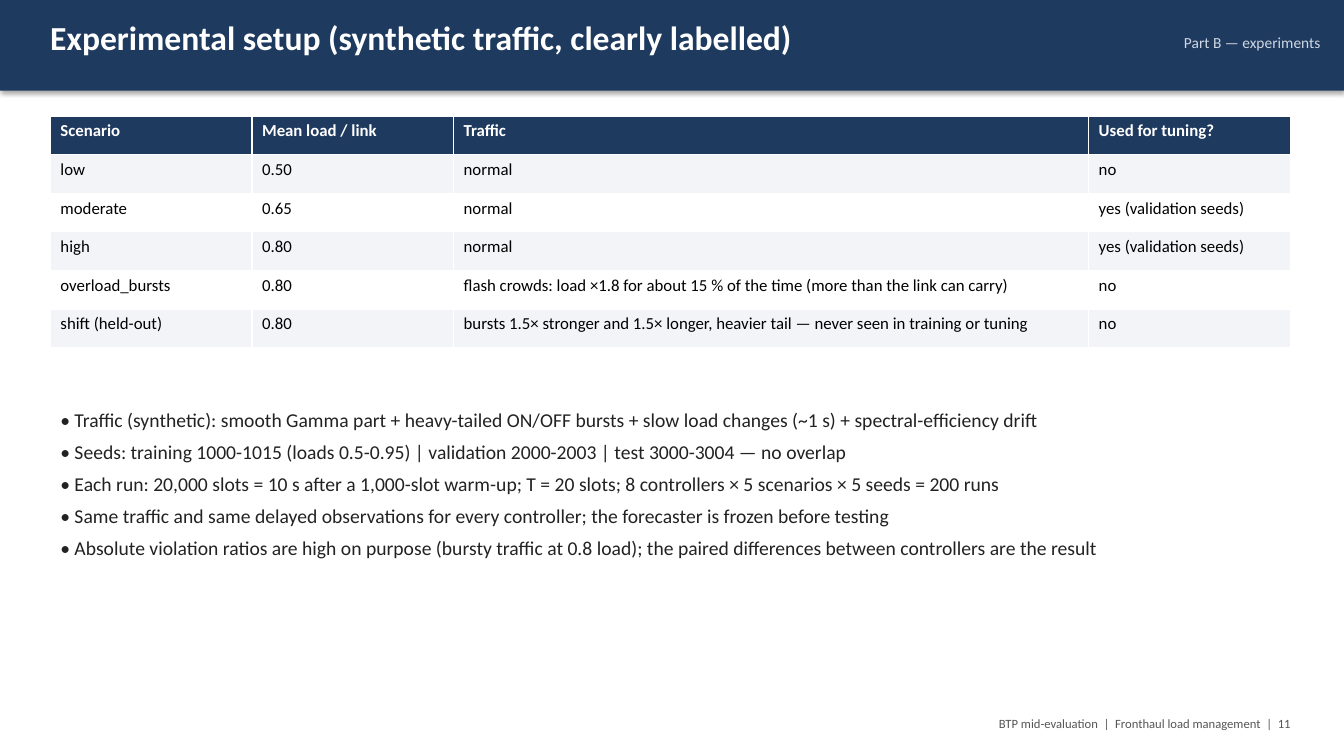
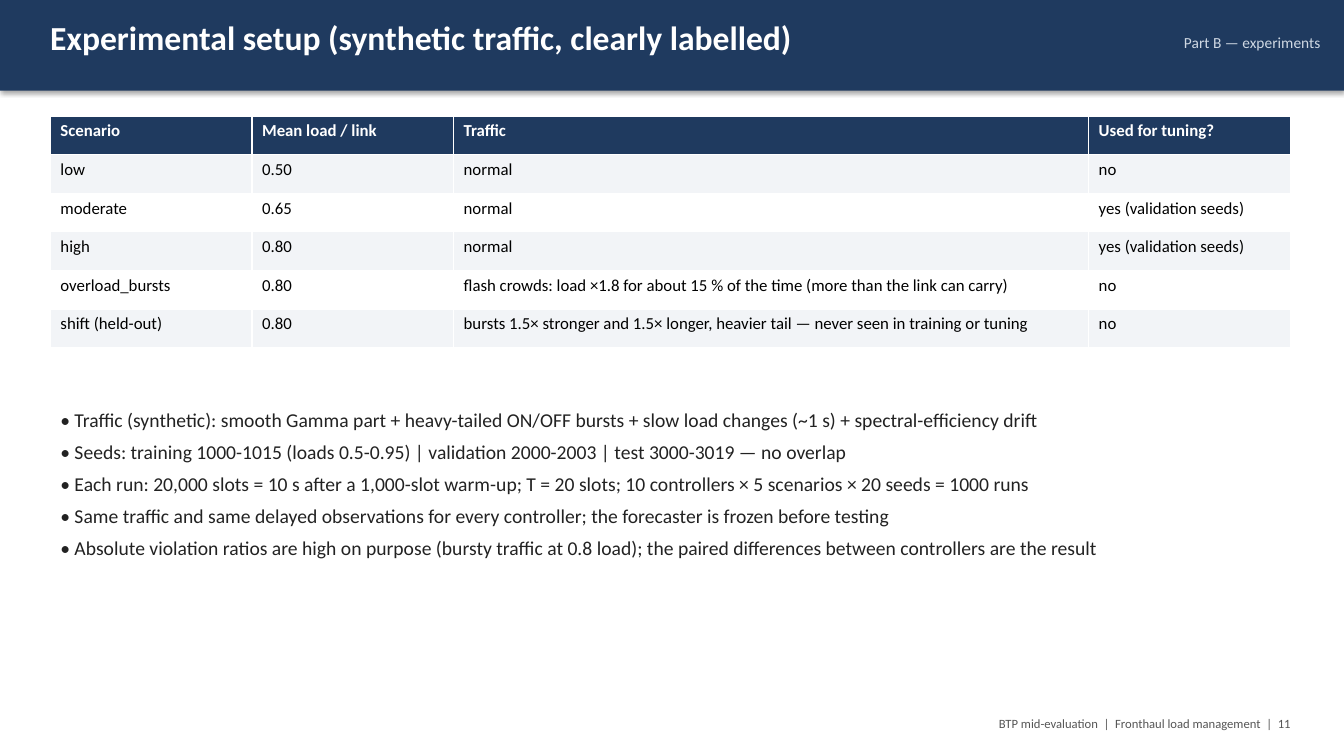
Before and after one commit to Harshvardhan-To1/BTP, a slide deck: slide 11 of docs/fhlm/BTP_midterm_fronthaul_load_management.pptx. Drawn at 1344x756 pixels with LibreOffice and Linux fonts; fonts in the diff are those of the drawing. Boxes give left, top, right and bottom in pixels: in the first picture for what was removed or moved away, otherwise in the second. Text is boxed around its words. In the diff, an @@ line names an element or a change of style, - is before the commit and + after.

```diff
--- a/docs/fhlm/BTP_midterm_fronthaul_load_management.pptx
+++ b/docs/fhlm/BTP_midterm_fronthaul_load_management.pptx
@@ text at (74,445,1029,494): text changed @@
-• Seeds: training 1000-1015 (loads 0.5-0.95) | validation 2000-2003 | test 3000-3004 — no overlap
-• Each run: 20,000 slots = 10 s after a 1,000-slot warm-up; T = 20 slots; 8 controllers × 5 scenarios × 5 seeds = 200 runs
+• Seeds: training 1000-1015 (loads 0.5-0.95) | validation 2000-2003 | test 3000-3019 — no overlap
+• Each run: 20,000 slots = 10 s after a 1,000-slot warm-up; T = 20 slots; 10 controllers × 5 scenarios × 20 seeds = 1000 runs
```
Also in this commit, not shown: 8 other slides changed, 6 other files.
